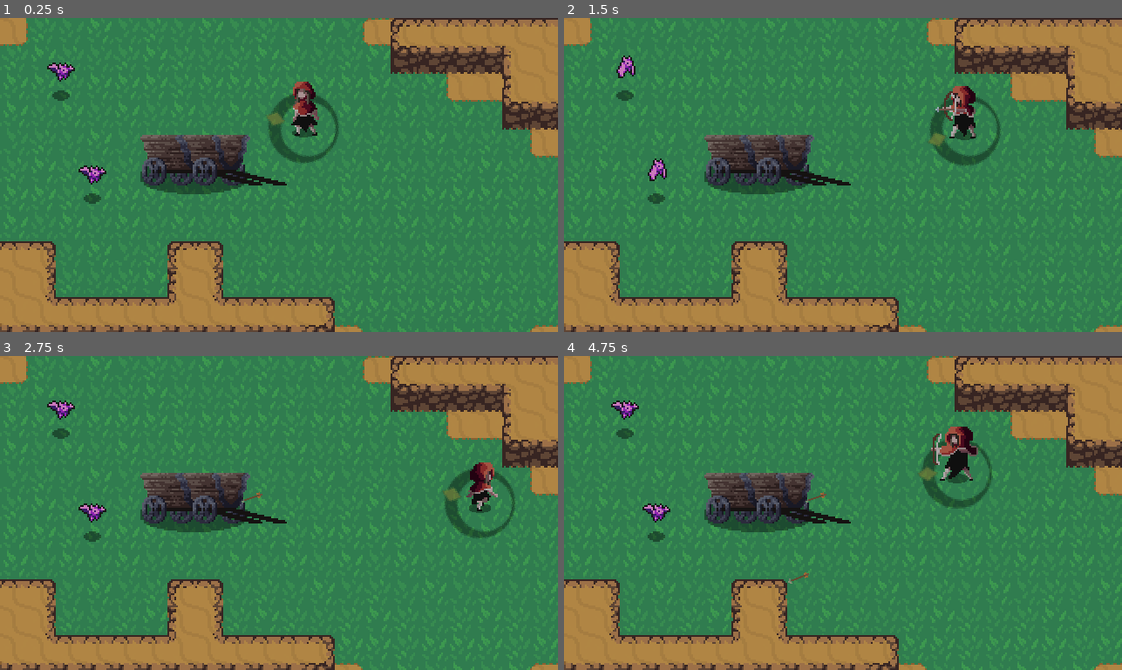
Above: before the commit, frames 1-4 (two rows, left to right).
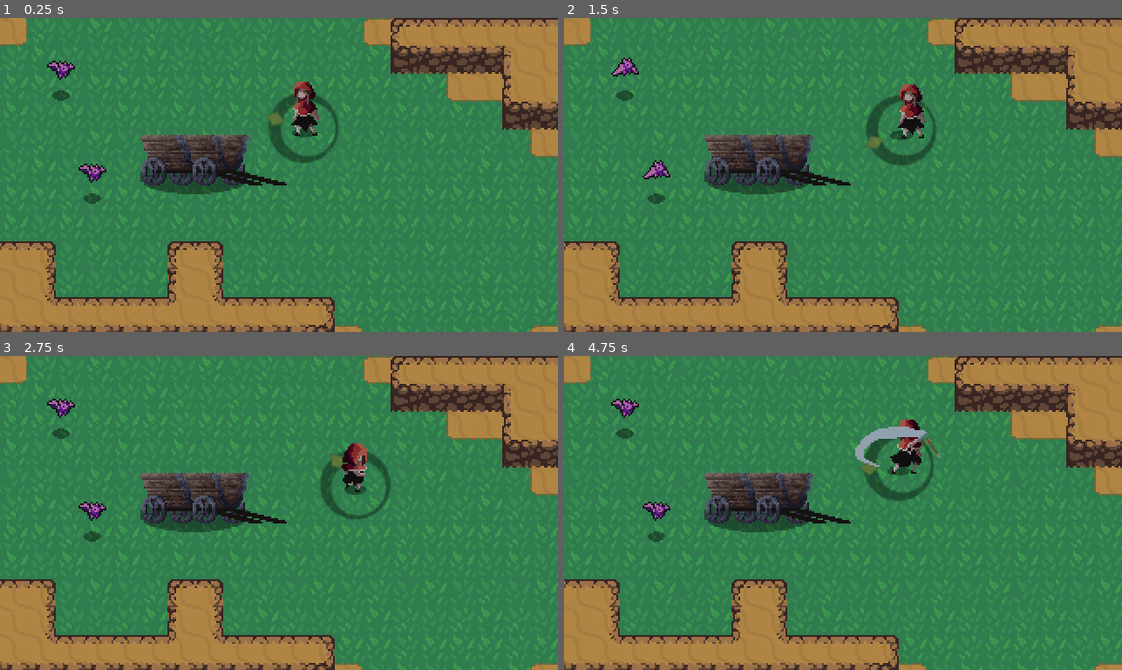
Above: after the commit, the same moments.

Repository: 2BytesGoat/godot-games
Game: Godot game, scene res://World.tscn
The game is run twice, just before and just after one commit, with the same random seed, the same clock (stepped at 60 frames per second) and the same inputs.
Inputs (mouse positions are in pixels of both pictures, inside the frame that each line leads up to):
- Up to frame 1 (0.25 s): no input
- Up to frame 2 (1.5 s): move the mouse to (965, 159) at 0.52 s; hold Right (ui_right) 0.53-1.28 s; right-click (965, 159) at 0.6 s; move the mouse to (731, 190) at 1.27 s; hold Down (ui_down) from 1.28 s (still down); click (731, 190) at 1.35 s
- Up to frame 3 (2.75 s): move the mouse to (334, 443) at 2.02 s; release Down (ui_down) at 2.03 s; hold Right (ui_right) from 2.03 s (still down); right-click (334, 443) at 2.1 s
- Up to frame 4 (4.75 s): move the mouse to (815, 575) at 2.77 s; release Right (ui_right) at 2.78 s; hold Up (ui_up) 2.78-3.53 s; click (815, 575) at 2.85 s; move the mouse to (1010, 560) at 3.52 s; hold Left (ui_left) from 3.53 s (still down); right-click (1010, 560) at 3.6 s; move the mouse to (675, 465) at 4.27 s; click (675, 465) at 4.35 s

The runs differ from the first frame. In frame 1, 0.4% of the frame differs, in the area x 8-20%, y 13-54%; in frame 2, 3.2%; in frame 3, 3.0%; in frame 4, 3.7%, in the area x 8-77%, y 13-73%.

Commit message:
Add attack animation

Diff:
--- a/hearthbeast_with_a_twist/Enemies/Bat.tscn
+++ b/hearthbeast_with_a_twist/Enemies/Bat.tscn
@@ -38,10 +38,11 @@
 collision_layer = 0
 
 [node name="BatAnimatedSprite" type="AnimatedSprite" parent="."]
+modulate = Color( 0.85, 0.85, 0.85, 1 )
 position = Vector2( 0, -12 )
 frames = SubResource( 6 )
 animation = "fly"
-frame = 2
+frame = 1
 playing = true
 
 [node name="BatShadow" type="Sprite" parent="."]
--- a/hearthbeast_with_a_twist/Player/Player.gd
+++ b/hearthbeast_with_a_twist/Player/Player.gd
@@ -15,7 +15,8 @@
 
 enum{
 	MOVE,
-	SHOOT
+	SHOOT,
+	ATTACK
 }
 
 onready var spritePlayer = $SpritePlayer
@@ -34,6 +35,8 @@
 			move_state(delta)
 		SHOOT:
 			shoot_state(delta)
+		ATTACK:
+			attack_state(delta)
 
 func shoot_state(_delta):
 	velocity = Vector2.ZERO
@@ -43,6 +46,13 @@
 	var arrow = arrowProjectile.instance()
 	shootArrowPosition.add_child(arrow)
 	arrow.launch(shoot_angle, SHOOT_FORCE)
+	state = MOVE
+
+func attack_state(_delta):
+	velocity = Vector2.ZERO
+	animationState.travel("MeleLight")
+
+func attack_animation_finished():
 	state = MOVE
 
 func move_state(delta):
@@ -69,4 +79,8 @@
 		shoot_angle = cursor_angle
 		state = SHOOT
 
+	if Input.is_action_just_pressed("hero_attack"):
+		flip_sprite_player = abs(cursor_angle) < 1.5
+		state = ATTACK
+
 	spritePlayer.set_flip_h(flip_sprite_player)
--- a/hearthbeast_with_a_twist/Player/Player.tscn
+++ b/hearthbeast_with_a_twist/Player/Player.tscn
@@ -28,7 +28,67 @@
 }
 
 [sub_resource type="Animation" id=3]
-resource_name = "Run"
+resource_name = "MeleLight"
+length = 0.5
+loop = true
+tracks/0/type = "value"
+tracks/0/path = NodePath("SpritePlayer:frame")
+tracks/0/interp = 1
+tracks/0/loop_wrap = true
+tracks/0/imported = false
+tracks/0/enabled = true
+tracks/0/keys = {
+"times": PoolRealArray( 0, 0.1, 0.2, 0.3, 0.4 ),
+"transitions": PoolRealArray( 1, 1, 1, 1, 1 ),
+"update": 1,
+"values": [ 56, 57, 59, 60, 62 ]
+}
+tracks/1/type = "method"
+tracks/1/path = NodePath(".")
+tracks/1/interp = 1
+tracks/1/loop_wrap = true
+tracks/1/imported = false
+tracks/1/enabled = true
+tracks/1/keys = {
+"times": PoolRealArray( 0.5 ),
+"transitions": PoolRealArray( 1 ),
+"values": [ {
+"args": [  ],
+"method": "attack_animation_finished"
+} ]
+}
+
+[sub_resource type="Animation" id=4]
+resource_name = "RangedHeavy"
+length = 0.9
+tracks/0/type = "value"
+tracks/0/path = NodePath("SpritePlayer:frame")
+tracks/0/interp = 1
+tracks/0/loop_wrap = true
+tracks/0/imported = false
+tracks/0/enabled = true
+tracks/0/keys = {
+"times": PoolRealArray( 0, 0.1, 0.2, 0.3, 0.4, 0.5, 0.6, 0.7, 0.8 ),
+"transitions": PoolRealArray( 1, 1, 1, 1, 1, 1, 1, 1, 1 ),
+"update": 1,
+"values": [ 25, 26, 27, 28, 29, 30, 31, 32, 33 ]
+}
+tracks/1/type = "method"
+tracks/1/path = NodePath(".")
+tracks/1/interp = 1
+tracks/1/loop_wrap = true
+tracks/1/imported = false
+tracks/1/enabled = true
+tracks/1/keys = {
+"times": PoolRealArray( 0.9 ),
+"transitions": PoolRealArray( 1 ),
+"values": [ {
+"args": [  ],
+"method": "shoot_animation_finished"
+} ]
+}
+
+[sub_resource type="Animation" id=5]
 loop = true
 tracks/0/type = "value"
 tracks/0/path = NodePath("SpritePlayer:frame")
@@ -43,8 +103,7 @@
 "values": [ 7, 8, 9, 10, 24, 19, 20, 21, 22, 23 ]
 }
 
-[sub_resource type="Animation" id=4]
-resource_name = "ShootArrow"
+[sub_resource type="Animation" id=6]
 length = 0.5
 tracks/0/type = "value"
 tracks/0/path = NodePath("SpritePlayer:frame")
@@ -73,37 +132,7 @@
 } ]
 }
 
-[sub_resource type="Animation" id=5]
-resource_name = "ShootArrowStrong"
-length = 0.9
-tracks/0/type = "value"
-tracks/0/path = NodePath("SpritePlayer:frame")
-tracks/0/interp = 1
-tracks/0/loop_wrap = true
-tracks/0/imported = false
-tracks/0/enabled = true
-tracks/0/keys = {
-"times": PoolRealArray( 0, 0.1, 0.2, 0.3, 0.4, 0.5, 0.6, 0.7, 0.8 ),
-"transitions": PoolRealArray( 1, 1, 1, 1, 1, 1, 1, 1, 1 ),
-"update": 1,
-"values": [ 25, 26, 27, 28, 29, 30, 31, 32, 33 ]
-}
-tracks/1/type = "method"
-tracks/1/path = NodePath(".")
-tracks/1/interp = 1
-tracks/1/loop_wrap = true
-tracks/1/imported = false
-tracks/1/enabled = true
-tracks/1/keys = {
-"times": PoolRealArray( 0.9 ),
-"transitions": PoolRealArray( 1 ),
-"values": [ {
-"args": [  ],
-"method": "shoot_animation_finished"
-} ]
-}
-
-[sub_resource type="Animation" id=6]
+[sub_resource type="Animation" id=7]
 length = 2.3
 loop = true
 tracks/0/type = "value"
@@ -131,39 +160,48 @@
 "values": [ Vector2( 1, 0.75 ), Vector2( 0.75, 0.5 ), Vector2( 1, 0.75 ), Vector2( 1, 0.75 ), Vector2( 0.75, 0.5 ), Vector2( 1, 0.75 ) ]
 }
 
-[sub_resource type="AnimationNodeAnimation" id=7]
+[sub_resource type="AnimationNodeAnimation" id=8]
 animation = "Idle"
 
-[sub_resource type="AnimationNodeAnimation" id=8]
+[sub_resource type="AnimationNodeAnimation" id=17]
+animation = "MeleLight"
+
+[sub_resource type="AnimationNodeAnimation" id=9]
 animation = "Run"
 
-[sub_resource type="AnimationNodeAnimation" id=9]
+[sub_resource type="AnimationNodeAnimation" id=10]
 animation = "ShootArrow"
 
-[sub_resource type="AnimationNodeStateMachineTransition" id=10]
+[sub_resource type="AnimationNodeStateMachineTransition" id=11]
 advance_condition = "isRunning"
 
-[sub_resource type="AnimationNodeStateMachineTransition" id=11]
+[sub_resource type="AnimationNodeStateMachineTransition" id=12]
 advance_condition = "isIdle"
 
-[sub_resource type="AnimationNodeStateMachineTransition" id=12]
+[sub_resource type="AnimationNodeStateMachineTransition" id=13]
 advance_condition = "shootArrow"
 
-[sub_resource type="AnimationNodeStateMachineTransition" id=13]
+[sub_resource type="AnimationNodeStateMachineTransition" id=14]
 advance_condition = "isIdle"
 
-[sub_resource type="AnimationNodeStateMachine" id=14]
-states/Idle/node = SubResource( 7 )
+[sub_resource type="AnimationNodeStateMachineTransition" id=18]
+
+[sub_resource type="AnimationNodeStateMachineTransition" id=19]
+
+[sub_resource type="AnimationNodeStateMachine" id=15]
+states/Idle/node = SubResource( 8 )
 states/Idle/position = Vector2( -849, -113 )
-states/Run/node = SubResource( 8 )
+states/MeleLight/node = SubResource( 17 )
+states/MeleLight/position = Vector2( -668, -113 )
+states/Run/node = SubResource( 9 )
 states/Run/position = Vector2( -849, -213 )
-states/ShootArrow/node = SubResource( 9 )
+states/ShootArrow/node = SubResource( 10 )
 states/ShootArrow/position = Vector2( -1047, -113 )
-transitions = [ "Idle", "Run", SubResource( 10 ), "Run", "Idle", SubResource( 11 ), "Idle", "ShootArrow", SubResource( 12 ), "ShootArrow", "Idle", SubResource( 13 ) ]
+transitions = [ "Idle", "Run", SubResource( 11 ), "Run", "Idle", SubResource( 12 ), "Idle", "ShootArrow", SubResource( 13 ), "ShootArrow", "Idle", SubResource( 14 ), "Idle", "MeleLight", SubResource( 18 ), "MeleLight", "Idle", SubResource( 19 ) ]
 start_node = "Idle"
-graph_offset = Vector2( -1503, -252 )
-
-[sub_resource type="AnimationNodeStateMachinePlayback" id=15]
+graph_offset = Vector2( -1487, -248 )
+
+[sub_resource type="AnimationNodeStateMachinePlayback" id=16]
 
 [node name="Player" type="KinematicBody2D"]
 script = ExtResource( 2 )
@@ -203,16 +241,17 @@
 
 [node name="AnimationPlayer" type="AnimationPlayer" parent="."]
 anims/Idle = SubResource( 2 )
-anims/Run = SubResource( 3 )
-anims/ShootArrow = SubResource( 4 )
-anims/ShootArrowStrong = SubResource( 5 )
-anims/Skip = SubResource( 6 )
+anims/MeleLight = SubResource( 3 )
+anims/RangedHeavy = SubResource( 4 )
+anims/Run = SubResource( 5 )
+anims/ShootArrow = SubResource( 6 )
+anims/Skip = SubResource( 7 )
 
 [node name="AnimationTree" type="AnimationTree" parent="."]
-tree_root = SubResource( 14 )
+tree_root = SubResource( 15 )
 anim_player = NodePath("../AnimationPlayer")
 active = true
-parameters/playback = SubResource( 15 )
+parameters/playback = SubResource( 16 )
 parameters/conditions/isIdle = false
 parameters/conditions/isRunning = false
 parameters/conditions/shootArrow = false
--- a/hearthbeast_with_a_twist/project.godot
+++ b/hearthbeast_with_a_twist/project.godot
@@ -81,6 +81,11 @@
 }
 hero_shoot={
 "deadzone": 0.5,
+"events": [ Object(InputEventMouseButton,"resource_local_to_scene":false,"resource_name":"","device":0,"alt":false,"shift":false,"control":false,"meta":false,"command":false,"button_mask":0,"position":Vector2( 0, 0 ),"global_position":Vector2( 0, 0 ),"factor":1.0,"button_index":2,"pressed":false,"doubleclick":false,"script":null)
+ ]
+}
+hero_attack={
+"deadzone": 0.5,
 "events": [ Object(InputEventMouseButton,"resource_local_to_scene":false,"resource_name":"","device":0,"alt":false,"shi …(212 unchanged characters)…
  ]
 }
Not shown: 1 places in hearthbeast_with_a_twist/Player/Player.tscn that only renumber resources
